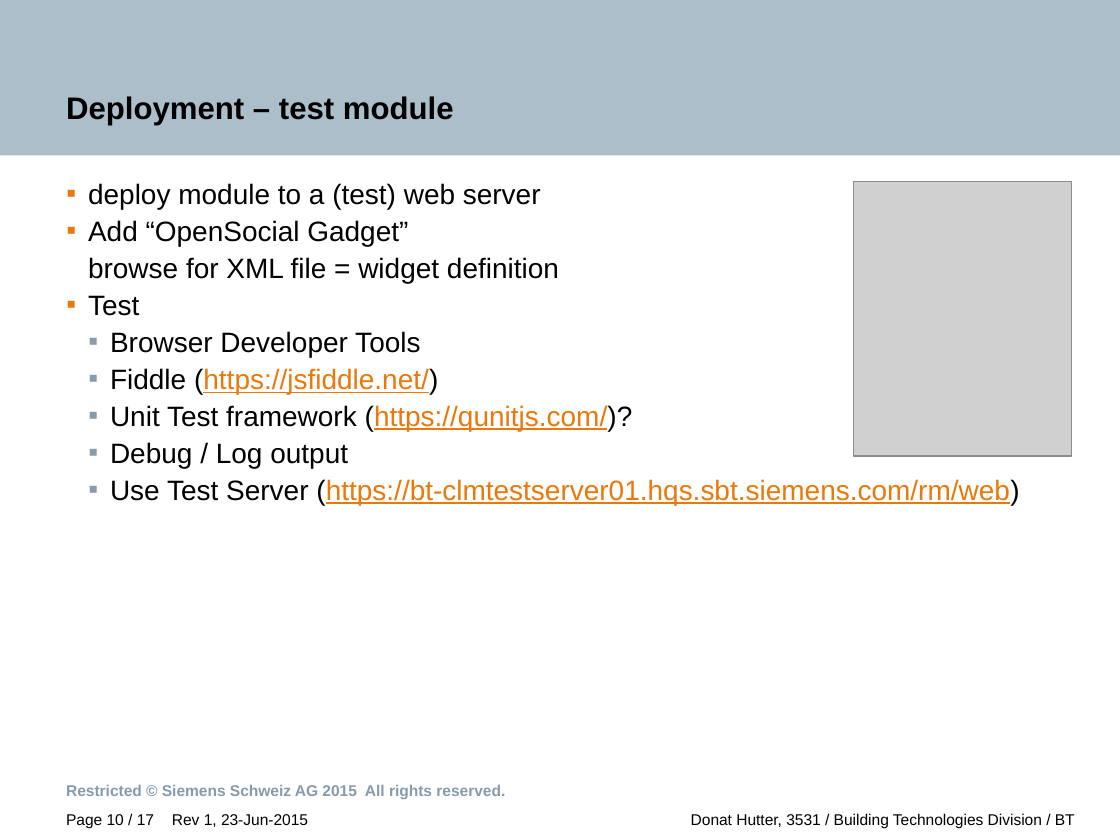
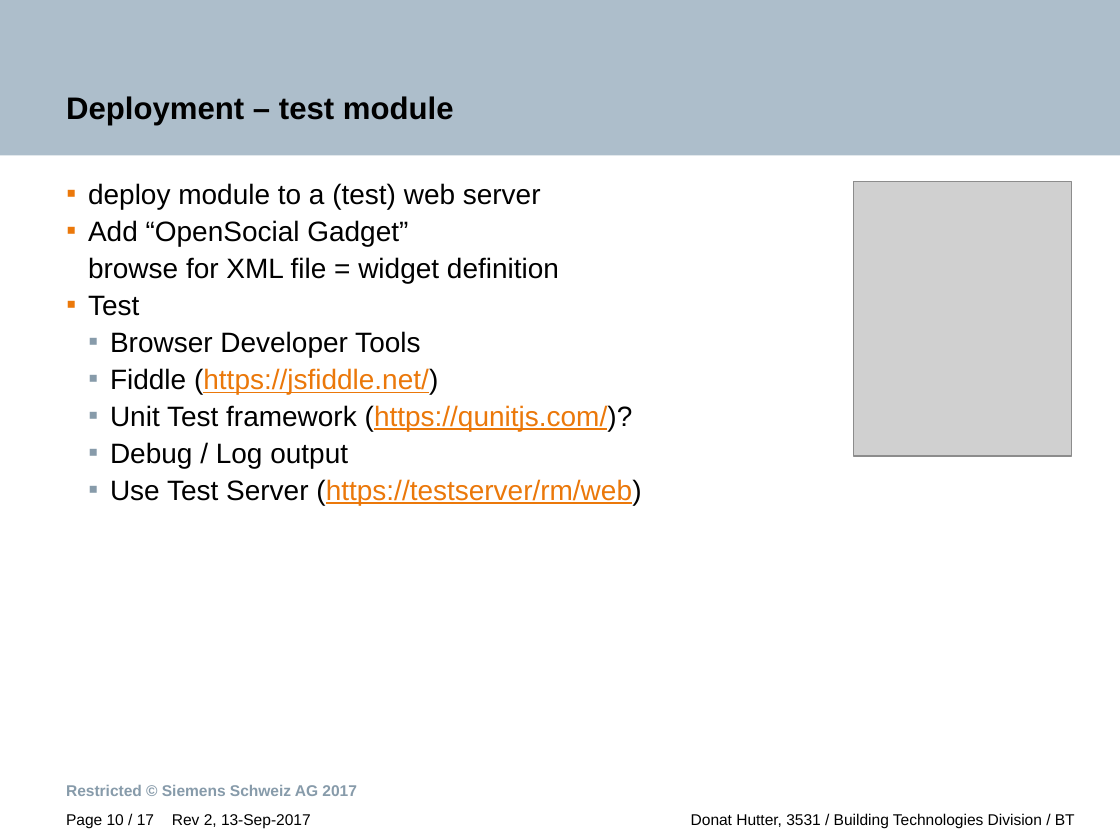
Before and after one commit to jazz-community/dng-client-extensions, a slide deck: slide 10 of Documents/RM-Client-Extensions.pptx. Drawn at 1120x840 pixels with LibreOffice and Linux fonts; fonts in the diff are those of the drawing; grey boxes stand for pictures; background and template pictures are left out. Boxes give left, top, right and bottom in pixels: in the first picture for what was removed or moved away, otherwise in the second. Text is boxed around its words. In the diff, an @@ line names an element or a change of style, - is before the commit and + after.

```diff
--- a/Documents/RM-Client-Extensions.pptx
+++ b/Documents/RM-Client-Extensions.pptx
@@ text at (110, 479, 641, 505): text changed @@
-    ▪ Use Test Server (https://bt-clmtestserver01.hqs.sbt.siemens.com/rm/web)
+    ▪ Use Test Server (https://testserver/rm/web)
@@ text at (66, 785, 357, 796): text changed @@
-Restricted © Siemens Schweiz AG 2015 All rights reserved.
+Restricted © Siemens Schweiz AG 2017
@@ text at (172, 814, 311, 829): text changed @@
-Rev 1, 23-Jun-2015
+Rev 2, 13-Sep-2017
```
Also in this commit, not shown: 16 other slides changed, 1 other file.
